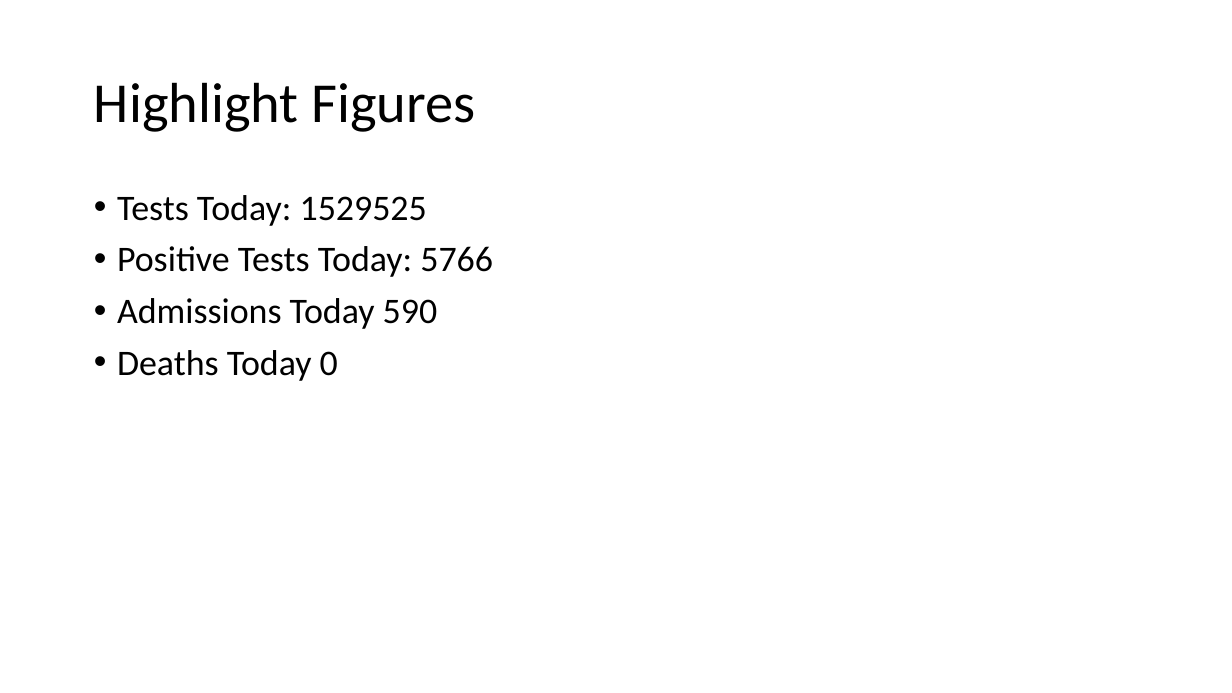
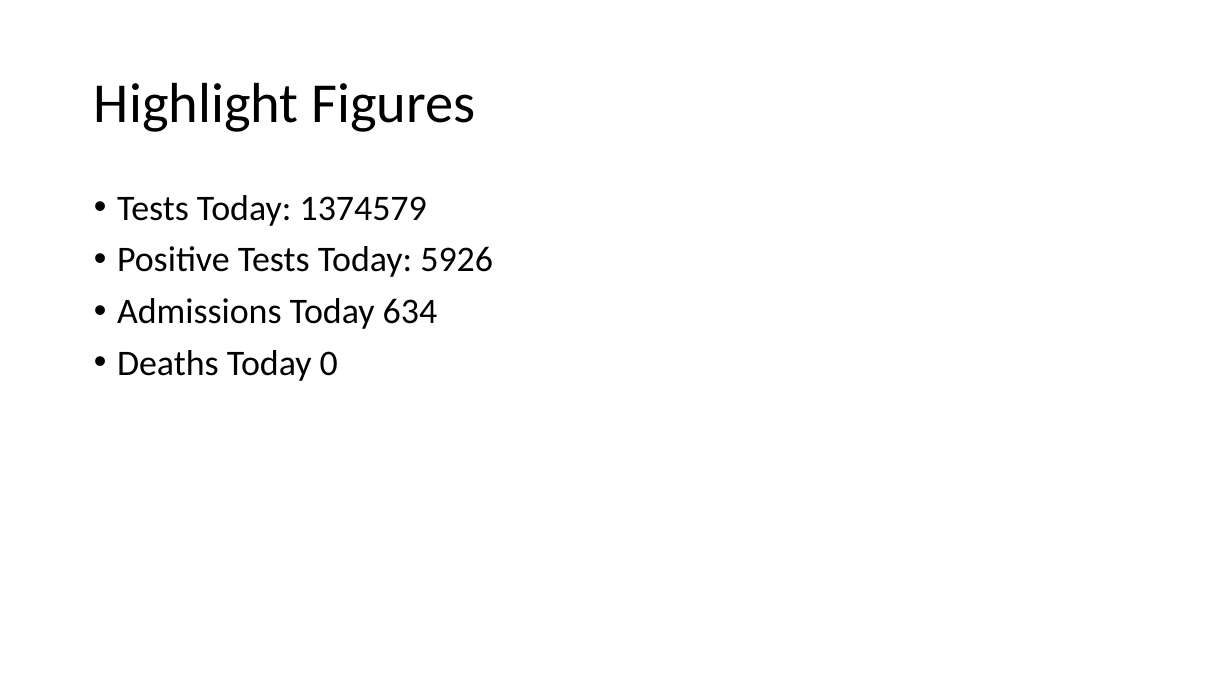
Before and after one commit to evolvedlight/uk_covid_slides, a slide deck: slide 2 of CovidData.pptx. Drawn at 1232x693 pixels with LibreOffice and Linux fonts; fonts in the diff are those of the drawing. Boxes give left, top, right and bottom in pixels: in the first picture for what was removed or moved away, otherwise in the second. Text is boxed around its words. In the diff, an @@ line names an element or a change of style, - is before the commit and + after.

Commit message:
Add updated figures

```diff
--- a/CovidData.pptx
+++ b/CovidData.pptx
@@ text at <box>117,195,493,329</box>: text changed @@
-• Tests Today: 1529525
-• Positive Tests Today: 5766
-• Admissions Today 590
+• Tests Today: 1374579
+• Positive Tests Today: 5926
+• Admissions Today 634
```
